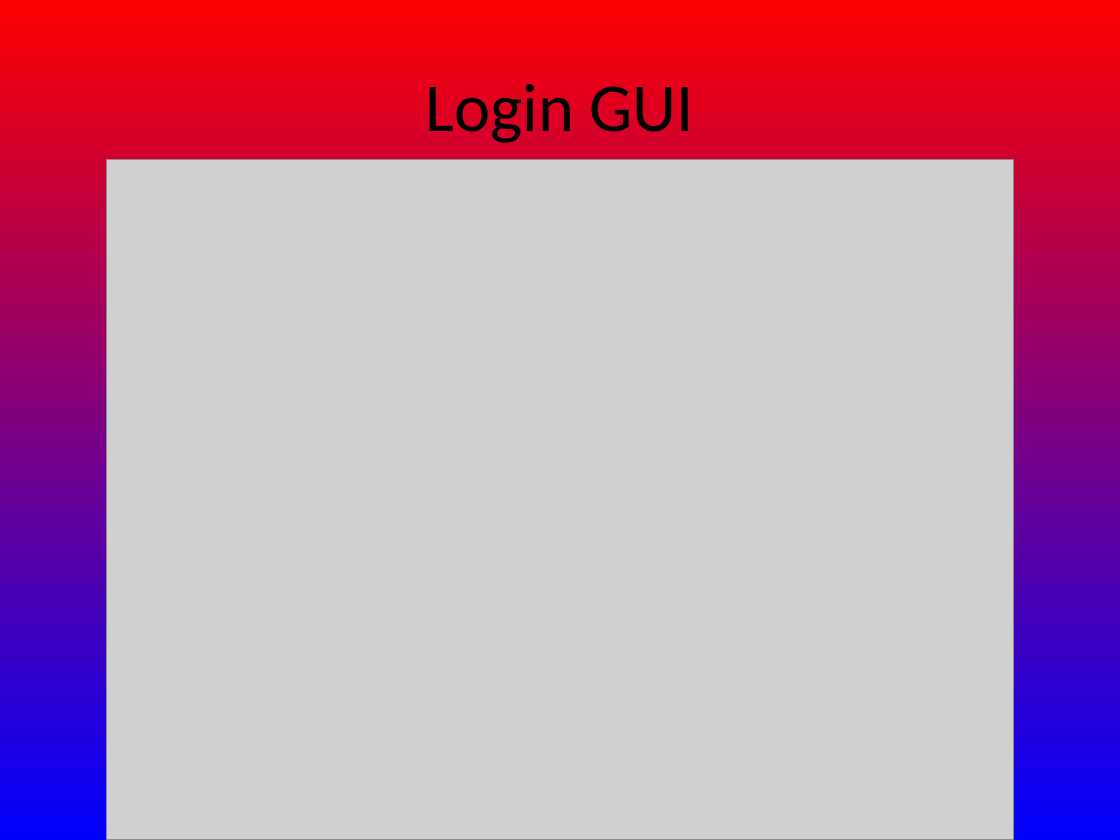
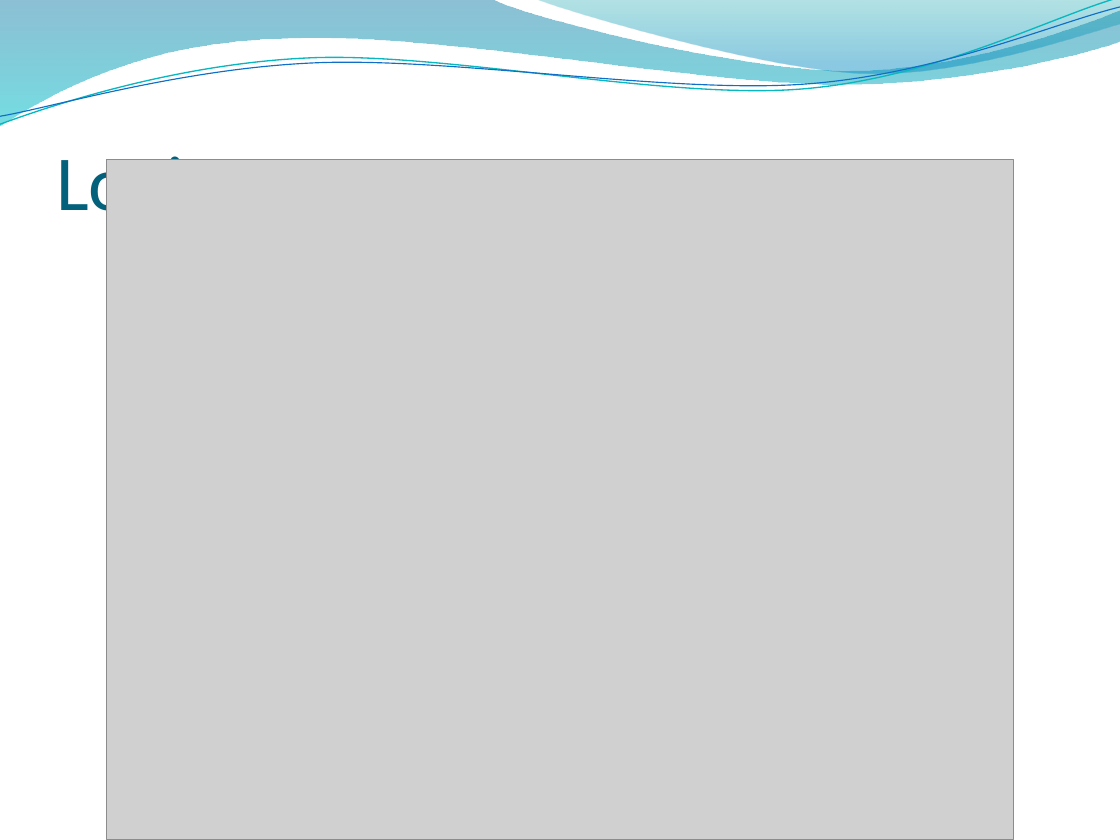
Before and after one commit to MatrixPeckham/majorrequirements336, a slide deck: slide 13 of Documents/Design review PPT.pptx. Drawn at 1120x840 pixels with LibreOffice and Linux fonts; fonts in the diff are those of the drawing; grey boxes stand for pictures; background and template pictures are left out. Boxes give left, top, right and bottom in pixels: in the first picture for what was removed or moved away, otherwise in the second. Text is boxed around its words. In the diff, an @@ line names an element or a change of style, - is before the commit and + after.

```diff
--- a/Documents/Design review PPT.pptx
+++ b/Documents/Design review PPT.pptx
@@ background gradient #FF0000 to #0000FF to picture (left out) @@
@@ freeform shape added at [0,0,1120,127], fill gradient #0074A1 to #00C6CF @@
@@ freeform shape added at [0,0,1120,131], outline #0AB8BF 0.85 pt @@
@@ freeform shape added at [0,7,1120,125], outline #0F6FC6 0.75 pt @@
@@ freeform shape added at [536,0,1120,77], fill gradient #00A1A9 to #008BBF @@
@@ title "Login GUI": place and size @@
-title "Login GUI" at [426,84,694,143]
+title "Login GUI" at [56,146,360,229]
@@ title "Login GUI" at [56,146,360,229]: size 44 to 50 pt, text colour #000000 to #04617B; alignment centre to left; vertical alignment middle to bottom @@
```
Also in this commit, not shown: 14 other slides changed.
